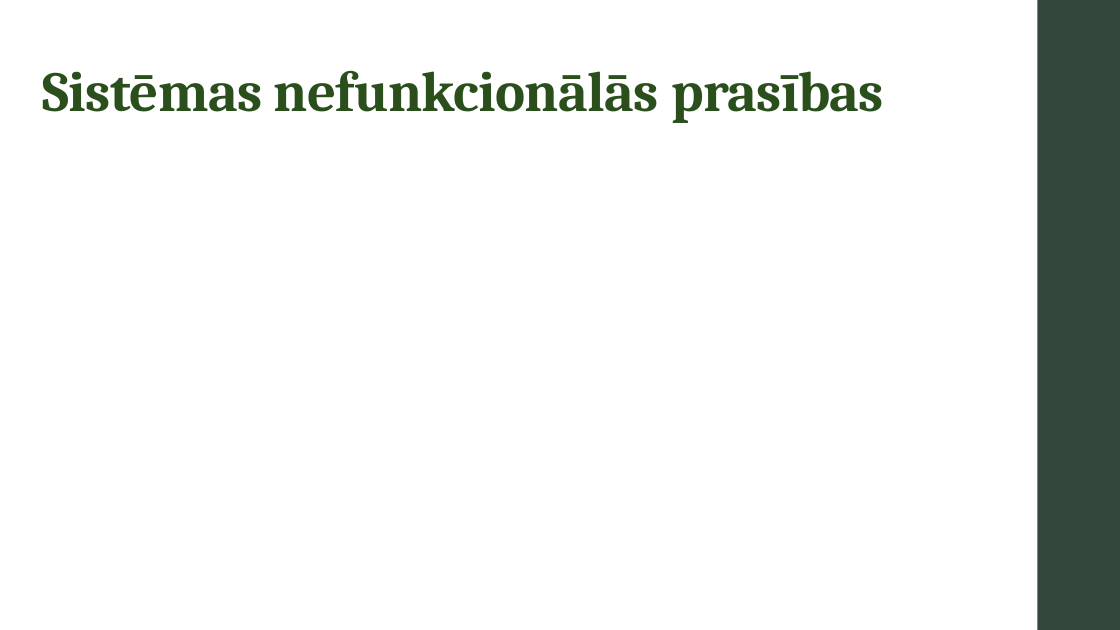
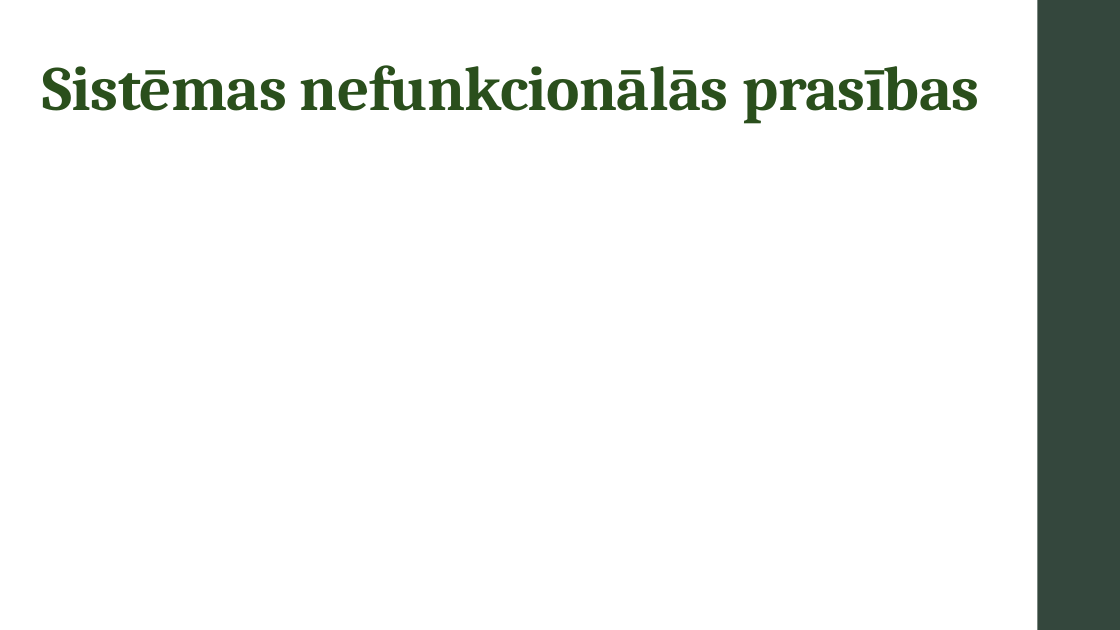
Before and after one commit to klasvill16/PD1_Rulevics, a slide deck: slide 4 of PD1_Prezentacija_Rulevics.pptx. Drawn at 1120x630 pixels with LibreOffice and Linux fonts; fonts in the diff are those of the drawing. Boxes give left, top, right and bottom in pixels: in the first picture for what was removed or moved away, otherwise in the second. Text is boxed around its words. In the diff, an @@ line names an element or a change of style, - is before the commit and + after.

```diff
--- a/PD1_Prezentacija_Rulevics.pptx
+++ b/PD1_Prezentacija_Rulevics.pptx
@@ title "Sistēmas nefunkcionālās prasības" at [43, 65, 980, 124]: size 48.6 to 54 pt @@
```
Also in this commit, not shown: 1 other slide changed, 2 slides added, 2 other files.
